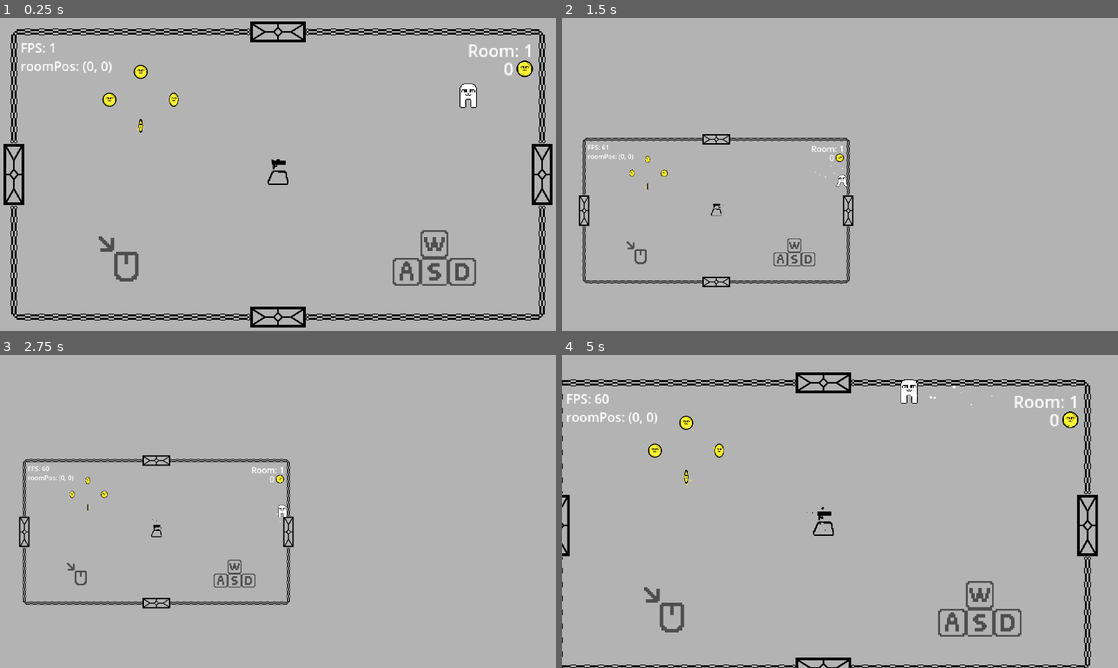
Above: before the commit, frames 1-4 (two rows, left to right).
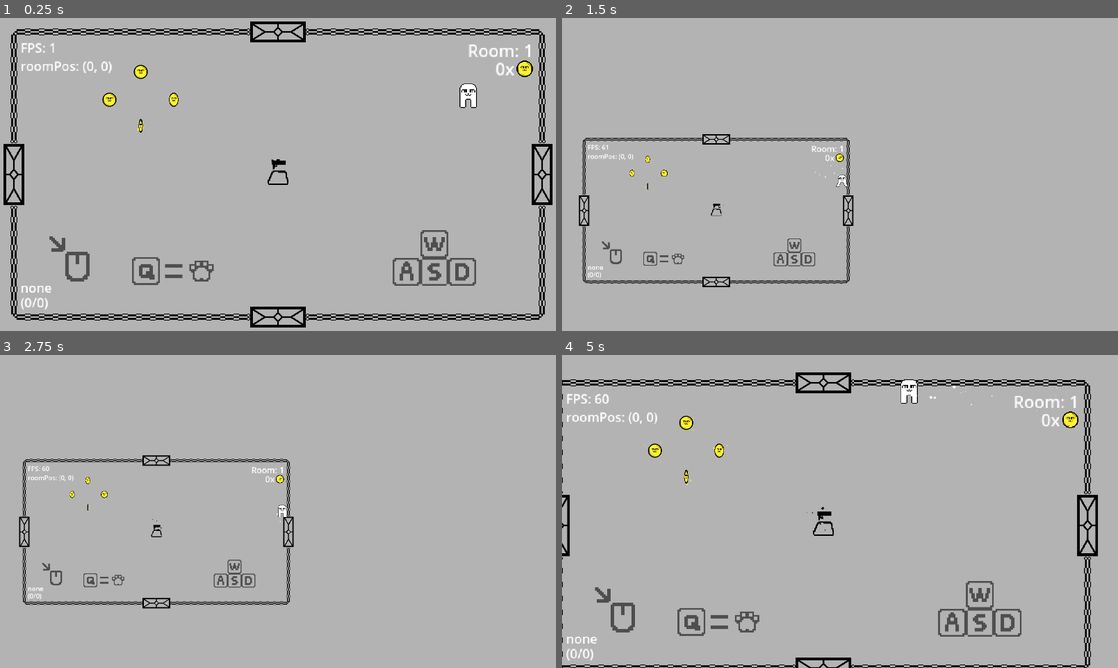
Above: after the commit, the same moments.

Repository: Jurgwem/roguelike
Game: Godot game, scene res://game.tscn
Same seed, same stepped clock (60 frames per second), same inputs: the game is played once before the commit and once after it.
Inputs (mouse positions are in pixels of both pictures, inside the frame that each line leads up to):
- Up to frame 1 (0.25 s): no input
- Up to frame 2 (1.5 s): move the mouse to (962, 158) at 0.52 s; hold D (right) 0.53-1.28 s; tap Alt (dev) at 0.6 s; tap Q (unequip, bound only after the commit) at 0.8, 1.35 s; move the mouse to (728, 190) at 1.27 s; hold S (down) from 1.28 s (still down)
- Up to frame 3 (2.75 s): tap Alt (dev) at 1.55, 2.1 s; move the mouse to (333, 442) at 2.02 s; release S (down) at 2.03 s; hold D (right) from 2.03 s (still down); tap Q (unequip, bound only after the commit) at 2.3 s
- Up to frame 4 (5 s): move the mouse to (812, 574) at 2.77 s; release D (right) at 2.78 s; hold W (up) 2.78-3.53 s; tap Q (unequip, bound only after the commit) at 2.85, 3.8, 4.35 s; tap Alt (dev) at 3.05, 3.6, 4.55 s; move the mouse to (1006, 558) at 3.52 s; hold A (left) from 3.53 s (still down); move the mouse to (673, 464) at 4.27 s

The runs differ from the first frame. In frame 1, 1.2% of the frame differs, in the area x 3-93%, y 14-94%; in frame 2, 0.3%; in frame 3, 0.3%; in frame 4, 1.2%.

Commit message:
added unequip + minor tweaks

Diff:
--- a/SCRIPTS/door.gd
+++ b/SCRIPTS/door.gd
@@ -50,6 +50,7 @@
 		#keepRunnig = make sure it finished despawning, fallback = continue if chance or raycasts start but not continue
 		if keepRunning or ((hasRun and !$raycastStraight.is_colliding() and gm.enemyCount == 0) and (chance < 0.5 or gm.randomDoor >= 2 or fallback or $raycastToRoom.is_colliding())):
 			keepRunning = true;
+			$GPUParticles2D.emitting = true;
 			if $raycastStraight.is_colliding() or $raycastToRoom.is_colliding() or chance > 0.5:
 				fallback = true;
 			else:
@@ -75,6 +76,9 @@
 				rotation-=(0.05);
 			scale -= Vector2(0.02, 0.02);
 
+			if scale <= Vector2(0.5, 0.5):
+				$GPUParticles2D.emitting = false;
+
 			if scale <= Vector2(0, 0):
 				get_parent().queue_free();
 		elif hasRun:
--- a/SCRIPTS/game_manager.gd
+++ b/SCRIPTS/game_manager.gd
@@ -12,9 +12,12 @@
 var isDev = true;
 var enemyCount = 1;
 var randomDoor = 0;
+var currentAmmo = 0;
+var maxAmmo = 0;
 
 var roomCount = 1;
 var coins = 0;
+var weapon = "none";
 
 # Called when the node enters the scene tree for the first time.
 func _ready() -> void:
@@ -25,7 +28,10 @@
 func _physics_process(delta: float) -> void:
 	$UI.position = roomPos;
 	$UI/RoomCounter.text = str("Room: ", roomCount);
-	$UI/Coins.text = str(coins);
+	$UI/Coins.text = str(coins, "x");
+	$UI/weaponName.text = str(weapon);
+	$UI/ammo.text = str("(", currentAmmo, "/", maxAmmo, ")");
+
 	if isDev:
 		$UI/FPS.text = str("FPS: ", Engine.get_frames_per_second());
 		$UI/roomPos.text = str("roomPos: ", roomPos);
--- a/SCRIPTS/gen_room.gd
+++ b/SCRIPTS/gen_room.gd
@@ -36,5 +36,6 @@
 			gm.roomCount += 1;
 			print("room count: ", gm.roomCount);
 			#add_child(instance);
-			add_child(room);
+			print("Room Parent: ", get_parent().get_parent().name)
+			get_parent().get_parent().add_child(room);
 			used = true;
--- a/SCRIPTS/gun.gd
+++ b/SCRIPTS/gun.gd
@@ -13,13 +13,26 @@
 
 # Called every frame. 'delta' is the elapsed time since the previous frame.
 func _physics_process(delta: float) -> void:
+	if equipped and Input.is_action_just_pressed("unequip"):
+		rotation = deg_to_rad(0);
+		gm.weapon = "none";
+		$Sprite2D.flip_v = false;
+		scale = Vector2(2, 2)
+		$GPUParticles2D.emitting = true;
+		equipped = false;
+		init = false;
 	if equipped:
 		if !init:
 			init = true;
+			gm.weapon = "Gun";
 			$GPUParticles2D.emitting = false;
 			scale = Vector2(1.5, 1.5)
 		position = player.position;
 		look_at(get_global_mouse_position())
+		if rotation_degrees < -90:
+			rotation += deg_to_rad(360);
+		elif rotation_degrees > 270:
+			rotation -= deg_to_rad(360);
 		if rotation_degrees >= 90 and rotation_degrees <= 270:
 			$Sprite2D.flip_v = true;
 		else:
--- a/SCRIPTS/room.gd
+++ b/SCRIPTS/room.gd
@@ -5,6 +5,7 @@
 var y = 0;
 
 func _ready() -> void:
+	print(get_parent().get_parent().name)
 	gm.hasDoor = false;
 	gm.randomDoor = 0;
 	if gm.nextRoom == "left" or gm.nextRoom == "right":
--- a/game.tscn
+++ b/game.tscn
@@ -7,6 +7,7 @@
 [ext_resource type="Script" path="res://SCRIPTS/camera.gd" id="3_pm1a5"]
 [ext_resource type="Script" path="res://SCRIPTS/gen_room.gd" id="4_dlrv3"]
 [ext_resource type="Texture2D" uid="uid://4gb8maj35ibv" path="res://SPRITES/wasd.png" id="6_kchic"]
+[ext_resource type="Texture2D" uid="uid://cqdg812541b74" path="res://SPRITES/q.png" id="7_5exos"]
 [ext_resource type="Texture2D" uid="uid://dq44qtdj8qix5" path="res://SPRITES/mouse.png" id="7_065qo"]
 [ext_resource type="Texture2D" uid="uid://8qkldns3ymd6" path="res://SPRITES/coin.png" id="9_cjqhe"]
 [ext_resource type="PackedScene" uid="uid://c53nw2bjh4vot" path="res://coin.tscn" id="9_s7tye"]
@@ -301,8 +302,13 @@
 scale = Vector2(4, 4)
 texture = ExtResource("6_kchic")
 
+[node name="Q" type="Sprite2D" parent="spawnRoom"]
+position = Vector2(-240, 222)
+scale = Vector2(4, 4)
+texture = ExtResource("7_5exos")
+
 [node name="Mouse" type="Sprite2D" parent="spawnRoom"]
-position = Vector2(-349, 190)
+position = Vector2(-462, 190)
 scale = Vector2(4, 4)
 texture = ExtResource("7_065qo")
 
@@ -366,6 +372,22 @@
 scale = Vector2(1.84, 1.84)
 text = "roomPos: "
 
+[node name="weaponName" type="Label" parent="gameManager/UI"]
+offset_left = -593.0
+offset_top = 239.0
+offset_right = -514.0
+offset_bottom = 262.0
+scale = Vector2(1.84, 1.84)
+text = "wepName"
+
+[node name="ammo" type="Label" parent="gameManager/UI"]
+offset_left = -593.0
+offset_top = 273.0
+offset_right = -515.0
+offset_bottom = 296.0
+scale = Vector2(1.84, 1.84)
+text = "ammo"
+
 [node name="WorldEnvironment" type="WorldEnvironment" parent="."]
 environment = SubResource("Environment_noa8x")
 
--- a/project.godot
+++ b/project.godot
@@ -64,6 +64,11 @@
 "events": [Object(InputEventMouseButton,"resource_local_to_scene":false,"resource_name":"","device":-1,"window_id":0,"a …(256 unchanged characters)…
 ]
 }
+unequip={
+"deadzone": 0.5,
+"events": [Object(InputEventKey,"resource_local_to_scene":false,"resource_name":"","device":-1,"window_id":0,"alt_pressed":false,"shift_pressed":false,"ctrl_pressed":false,"meta_pressed":false,"pressed":false,"keycode":0,"physical_keycode":81,"key_label":0,"unicode":113,"location":0,"echo":false,"script":null)
+]
+}
 
 [rendering]
 
--- a/wall.tscn
+++ b/wall.tscn
@@ -1,10 +1,33 @@
-[gd_scene load_steps=4 format=3 uid="uid://chug4vblhhjny"]
+[gd_scene load_steps=7 format=3 uid="uid://chug4vblhhjny"]
 
 [ext_resource type="Script" path="res://SCRIPTS/door.gd" id="1_dhbbf"]
 [ext_resource type="Texture2D" uid="uid://3m4k8ovlgqus" path="res://SPRITES/door.png" id="1_iamug"]
 
 [sub_resource type="RectangleShape2D" id="RectangleShape2D_w8ajb"]
 size = Vector2(126, 46)
+
+[sub_resource type="Curve" id="Curve_bqkgv"]
+_data = [Vector2(0, 1), 0.0, 0.0, 0, 0, Vector2(1, 0.010989), 0.0, 0.0, 0, 0]
+point_count = 2
+
+[sub_resource type="CurveTexture" id="CurveTexture_k5ggs"]
+curve = SubResource("Curve_bqkgv")
+
+[sub_resource type="ParticleProcessMaterial" id="ParticleProcessMaterial_xgqj7"]
+particle_flag_disable_z = true
+emission_shape = 3
+emission_box_extents = Vector3(50, 1, 1)
+angle_min = -720.0
+angle_max = 720.0
+direction = Vector3(0, 1, 0)
+spread = 180.0
+initial_velocity_min = 32.0
+initial_velocity_max = 64.0
+gravity = Vector3(0, 0, 0)
+scale_min = 2.0
+scale_max = 16.0
+scale_curve = SubResource("CurveTexture_k5ggs")
+color = Color(0, 0, 0, 1)
 
 [node name="Wall" type="Node"]
 
@@ -22,3 +45,10 @@
 
 [node name="raycastToRoom" type="RayCast2D" parent="StaticBody2D"]
 target_position = Vector2(-112, -80)
+
+[node name="GPUParticles2D" type="GPUParticles2D" parent="StaticBody2D"]
+z_index = -2
+emitting = false
+amount = 64
+process_material = SubResource("ParticleProcessMaterial_xgqj7")
+lifetime = 0.5
Binary file added: SPRITES/q.aseprite
Binary file added: SPRITES/q.png
Not shown, added: SPRITES/q.png.import
Not shown: 1 places in game.tscn that only renumber resources
Not shown, changed: README.md
